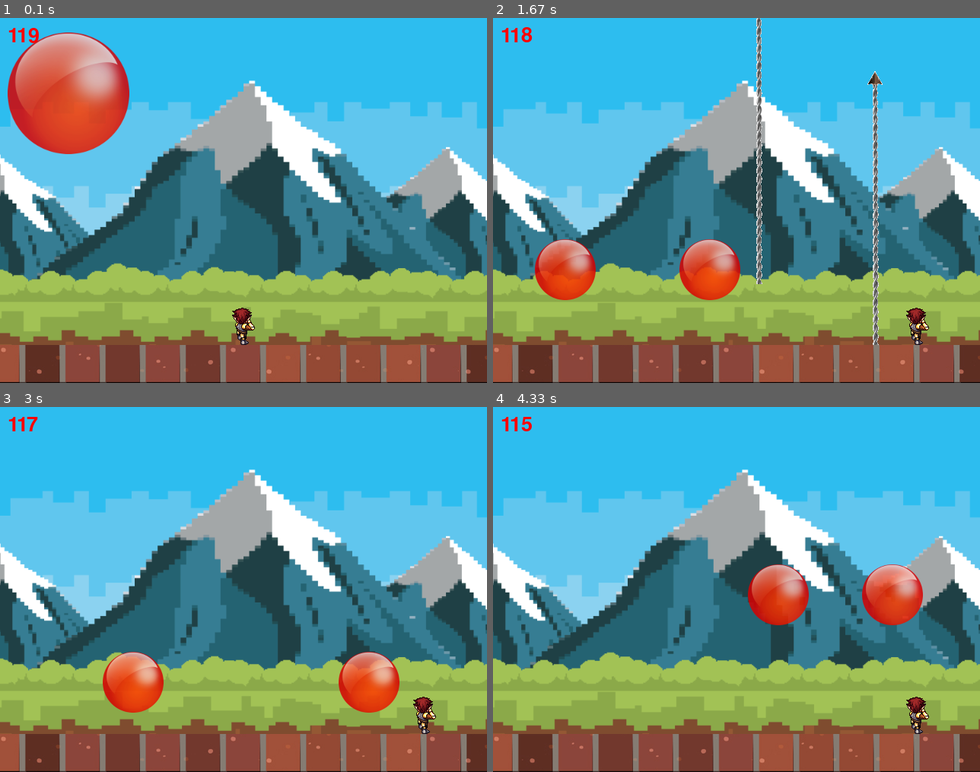
Above: before the commit, frames 1-4 (two rows, left to right).
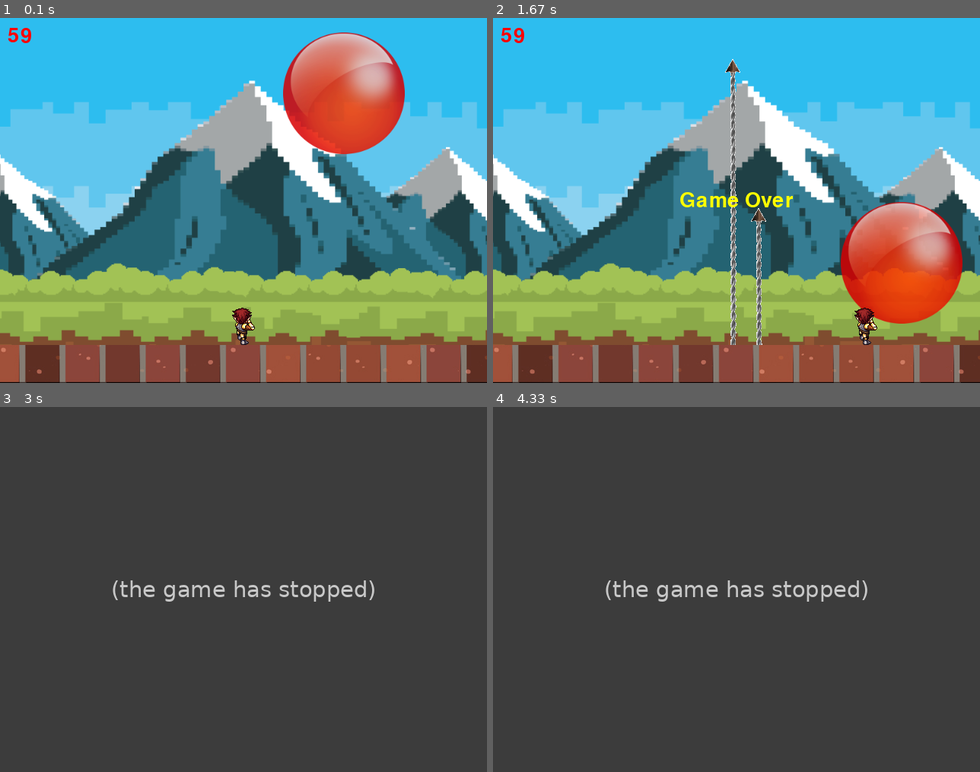
Above: after the commit, the same moments.

Repository: EscFrog/inflearn_python_pygame
Game: pygame game, started from pang_module_ver/main.py
Two runs of this game, one before a commit and one after it. Both use one fixed random seed, a clock stepped at 60 frames per second and the inputs below.
Inputs:
- Up to frame 1 (0.1 s): no input
- Up to frame 2 (1.67 s): tap Space at 0.33, 0.73, 1.03 s; hold Right 0.67-1.13 s
- Up to frame 3 (3 s): no input
- Up to frame 4 (4.33 s): no input

The runs differ from the first frame. In frame 1, 13% of the frame differs, in the area x 1-84%, y 2-38%; in frame 2, 13%; in frame 3, 100%, in the area x 0-100%, y 0-100%; in frame 4, 100%.
After the commit the program exited at 2.47 s; later frames show no game.

Commit message:
게임 완성

Diff:
--- a/pang_module_ver/main.py
+++ b/pang_module_ver/main.py
@@ -1,11 +1,27 @@
 # main.py
 import pygame
+import random
 import settings
 from game_objects import Character, Ball, Weapon
 import game_functions as gf
 
 pygame.init()
 pygame.display.set_caption(settings.title)
+
+# 게임 화면 생성
+screen = pygame.display.set_mode((settings.screen_width, settings.screen_height))
+
+isGameOn = True
+clock = pygame.time.Clock()
+
+# 시작 시간 확인
+start_ticks = pygame.time.get_ticks()
+
+# 폰트 객체 생성
+game_font = pygame.font.Font(None, 40)
+
+# 게임 종료 메시지
+game_result = "Game Over"
 
 # 캐릭터 객체 인스턴스화
 character = Character(settings.character_img)
@@ -16,19 +32,8 @@
 # 공 인스턴스를 담을 배열 선언
 balls = []
 
-screen = pygame.display.set_mode((settings.screen_width, settings.screen_height))
-
-isGameOn = True
-clock = pygame.time.Clock()
-
-# 시간 시간 확인
-start_ticks = pygame.time.get_ticks()
-
-# 폰트 객체 생성
-game_font = pygame.font.Font(None, 40)
-
 # 최초 공 생성
-balls.append(Ball(0, 50))
+balls.append(Ball(random.randint(0, settings.screen_width - 200), 50))
 
 while isGameOn:
     dt = clock.tick(30)
@@ -56,6 +61,10 @@
     # 공 움직임 실행
     for ball in balls:
         ball.bounce(dt)
+
+    # 공과 캐릭터 충돌 처리
+    if gf.check_collision(character, balls):
+        isGameOn = False
 
     # 공과 무기 충돌 처리
     for weapon_idx, weapon_instance in enumerate(weapons):
@@ -95,17 +104,23 @@
         if ball_instance.deletable == True:
             del balls[ball_index]
 
-    # # 공과 캐릭터 충돌 처리
-    # if gf.check_collision(character, balls):
-    #     isGameOn = False
+    if len(balls) == 0:
+        game_result = "Mission Complete"
+        isGameOn = False
 
     elapsed_time = (pygame.time.get_ticks() - start_ticks) / 1000 # 경과 시간(ms)을 1000으로 나누어 초 단위로 표시.
     timer = game_font.render(str(int(settings.total_time - elapsed_time)), True, (255, 0, 0))
 
     if elapsed_time >= settings.total_time:
+        game_result = "Time Over"
         isGameOn = False
 
     gf.update_screen(screen, character, weapons, balls, timer)
 
-pygame.time.delay(1000) # 1초 정도 대기
+msg = game_font.render(game_result, True, (255, 255, 0))
+msg_rect = msg.get_rect(center=(int(settings.screen_width / 2), int(settings.screen_height / 2)))
+screen.blit(msg, msg_rect)
+pygame.display.update()
+
+pygame.time.delay(1500) # 1.5초 정도 대기
 pygame.quit()
--- a/pang_module_ver/settings.py
+++ b/pang_module_ver/settings.py
@@ -5,7 +5,7 @@
 title = "Escfrog Pang!"
 
 # 총 플레이 시간
-total_time = 120
+total_time = 60
 
 # 리소스 경로 세팅
 current_dir = os.path.dirname(__file__)
